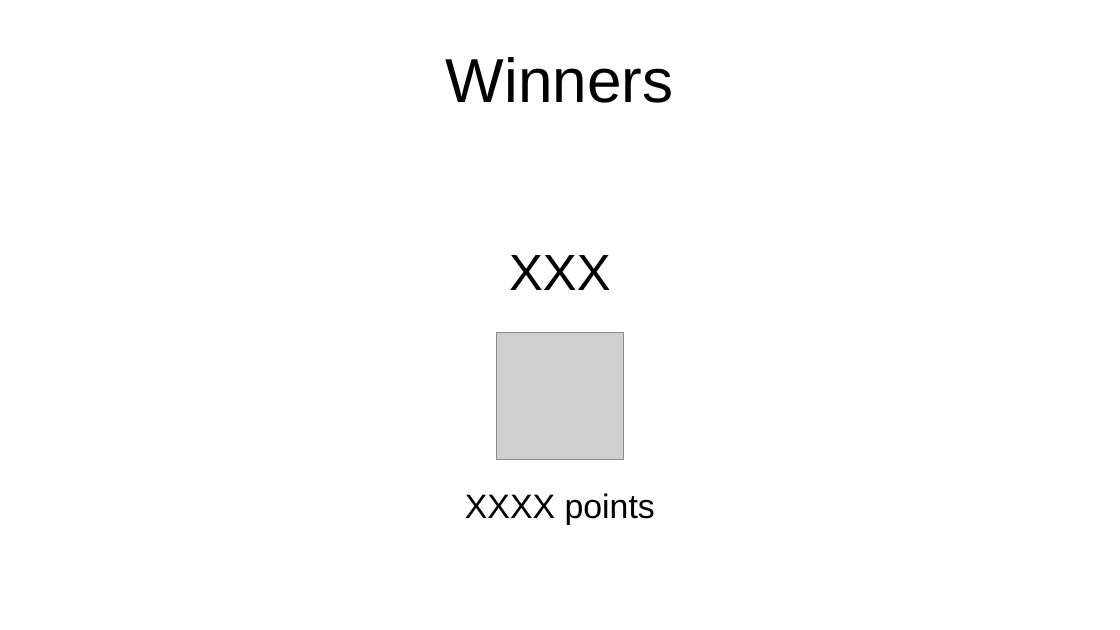
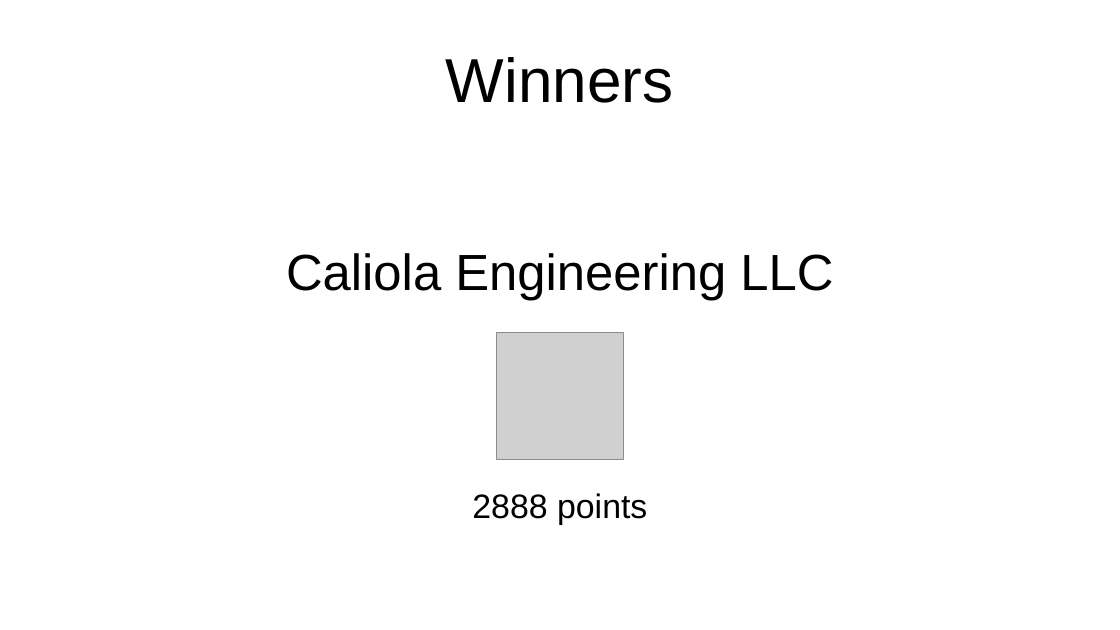
Before and after one commit to argilo/grcon23, a slide deck: slide 5 of presentation/results.odp. Drawn at 1120x630 pixels with LibreOffice and Linux fonts; fonts in the diff are those of the drawing; grey boxes stand for pictures. Boxes give left, top, right and bottom in pixels: in the first picture for what was removed or moved away, otherwise in the second. Text is boxed around its words. In the diff, an @@ line names an element or a change of style, - is before the commit and + after.

```diff
--- a/presentation/results.odp
+++ b/presentation/results.odp
@@ text at (x1=286, y1=253, x2=833, y2=301): text changed @@
-XXX
+Caliola Engineering LLC
@@ text at (x1=472, y1=493, x2=647, y2=525): text changed @@
-XXXX points
+2888 points
```
Also in this commit, not shown: 4 other slides changed.
